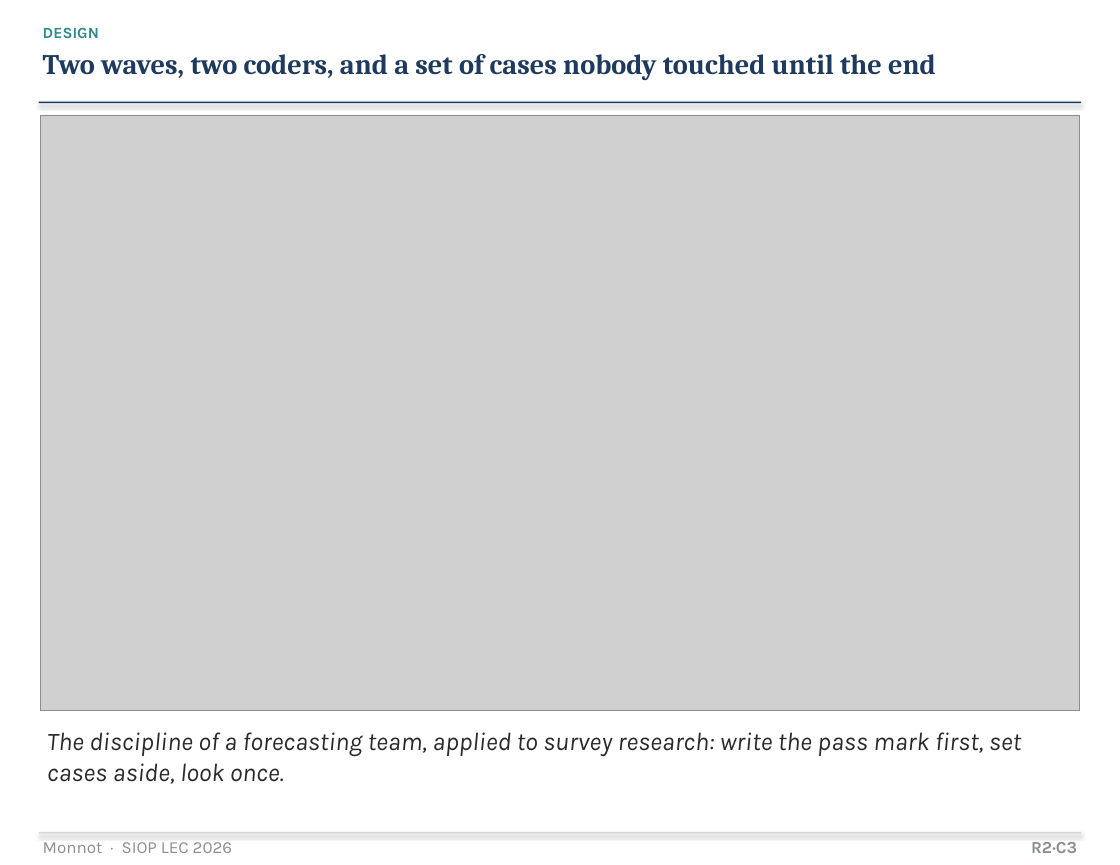
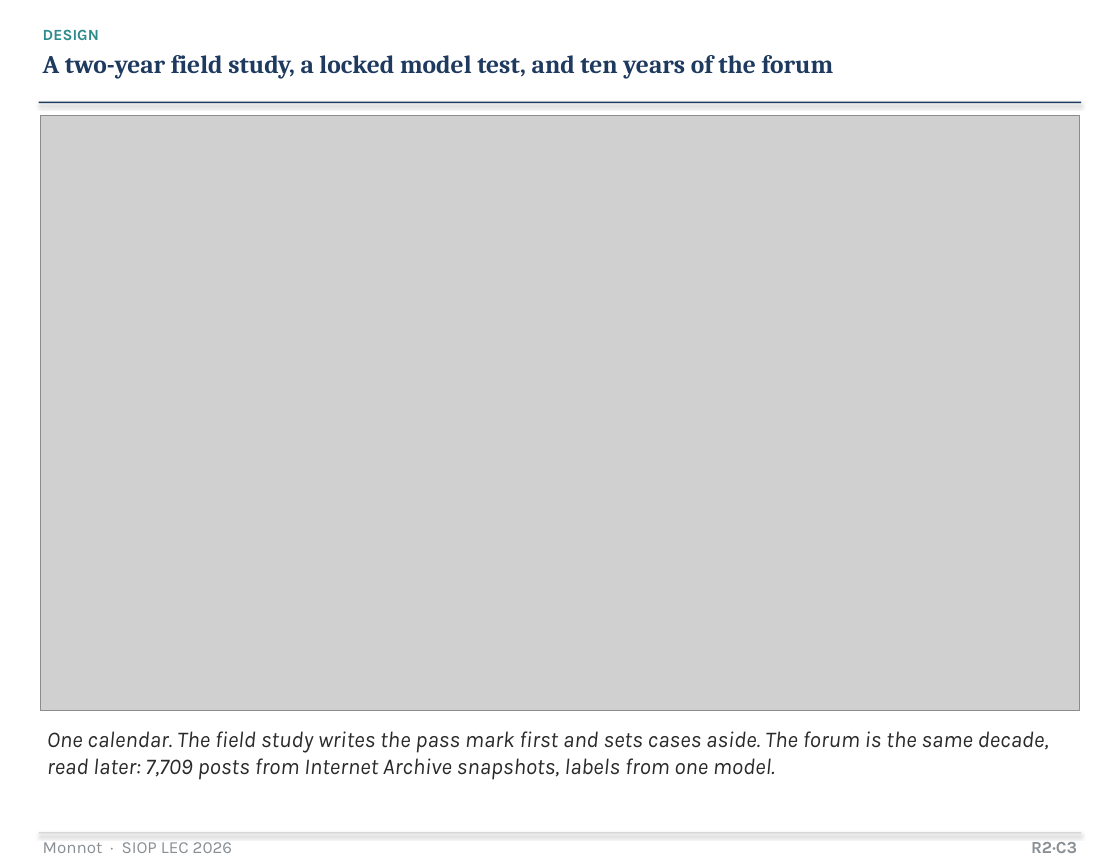
Before and after one commit to mjmonnot/mjmonnot.github.io, a slide deck: slide 7 of lec-2026/assets/Monnot_Poster_v5.pptx. Drawn at 1120x865 pixels with LibreOffice and Linux fonts; fonts in the diff are those of the drawing; grey boxes stand for pictures. Boxes give left, top, right and bottom in pixels: in the first picture for what was removed or moved away, otherwise in the second. Text is boxed around its words. In the diff, an @@ line names an element or a change of style, - is before the commit and + after.

Commit message:
LEC 2026: design tile now shows field study, model test, and the nursing forum on one calendar

```diff
--- a/lec-2026/assets/Monnot_Poster_v5.pptx
+++ b/lec-2026/assets/Monnot_Poster_v5.pptx
@@ text at [43, 55, 834, 79]: text changed; size 20 to 18 pt @@
-Two waves, two coders, and a set of cases nobody touched until the end
+A two-year field study, a locked model test, and ten years of the forum
@@ text at [47, 731, 1049, 780]: text changed; size 18 to 16 pt @@
-The discipline of a forecasting team, applied to survey research: write the pass mark first, set cases aside, look once.
+One calendar. The field study writes the pass mark first and sets cases aside. The forum is the same decade, read later: 7,709 posts from Internet Archive snapshots, labels from one model.
```
Also in this commit, not shown: 2 other files.
